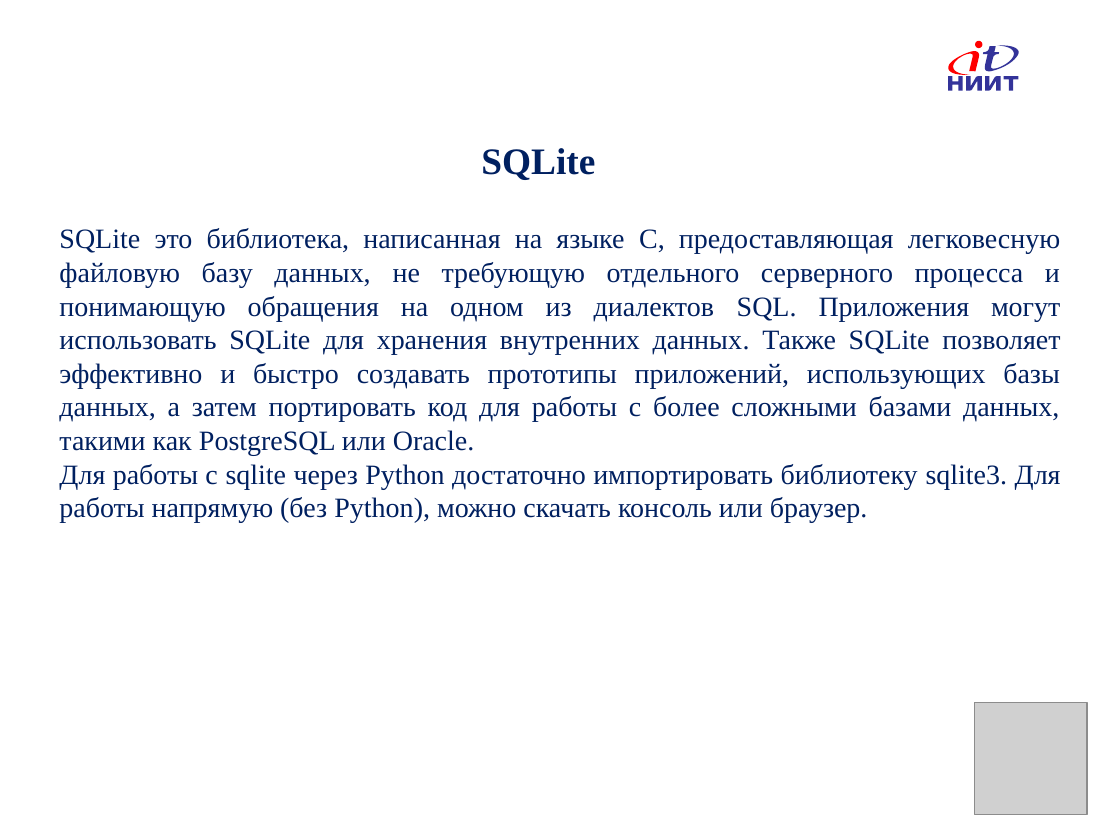
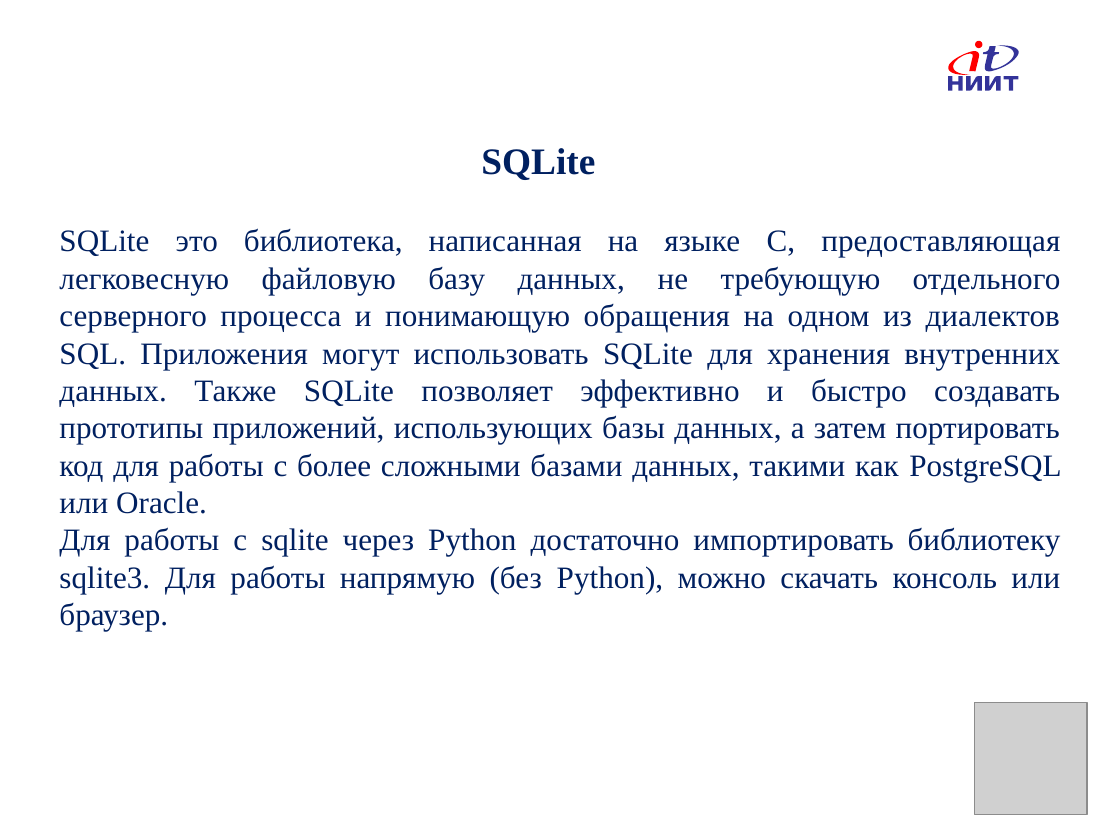
Before and after one commit to IlyaOrlov/PythonCourse, a slide deck: slide 8 of Lectures/PyLec_12.pptx. Drawn at 1120x840 pixels with LibreOffice and Linux fonts; fonts in the diff are those of the drawing; grey boxes stand for pictures; background and template pictures are left out. Boxes give left, top, right and bottom in pixels: in the first picture for what was removed or moved away, otherwise in the second. Text is boxed around its words. In the diff, an @@ line names an element or a change of style, - is before the commit and + after.

```diff
--- a/Lectures/PyLec_12.pptx
+++ b/Lectures/PyLec_12.pptx
@@ text "SQLite это библиотека, написанная на ..." at (x1=59, y1=228, x2=1061, y2=631): size 18 to 20 pt @@
```
Also in this commit, not shown: 3 other slides changed, 1 slide added, 1 other file.
